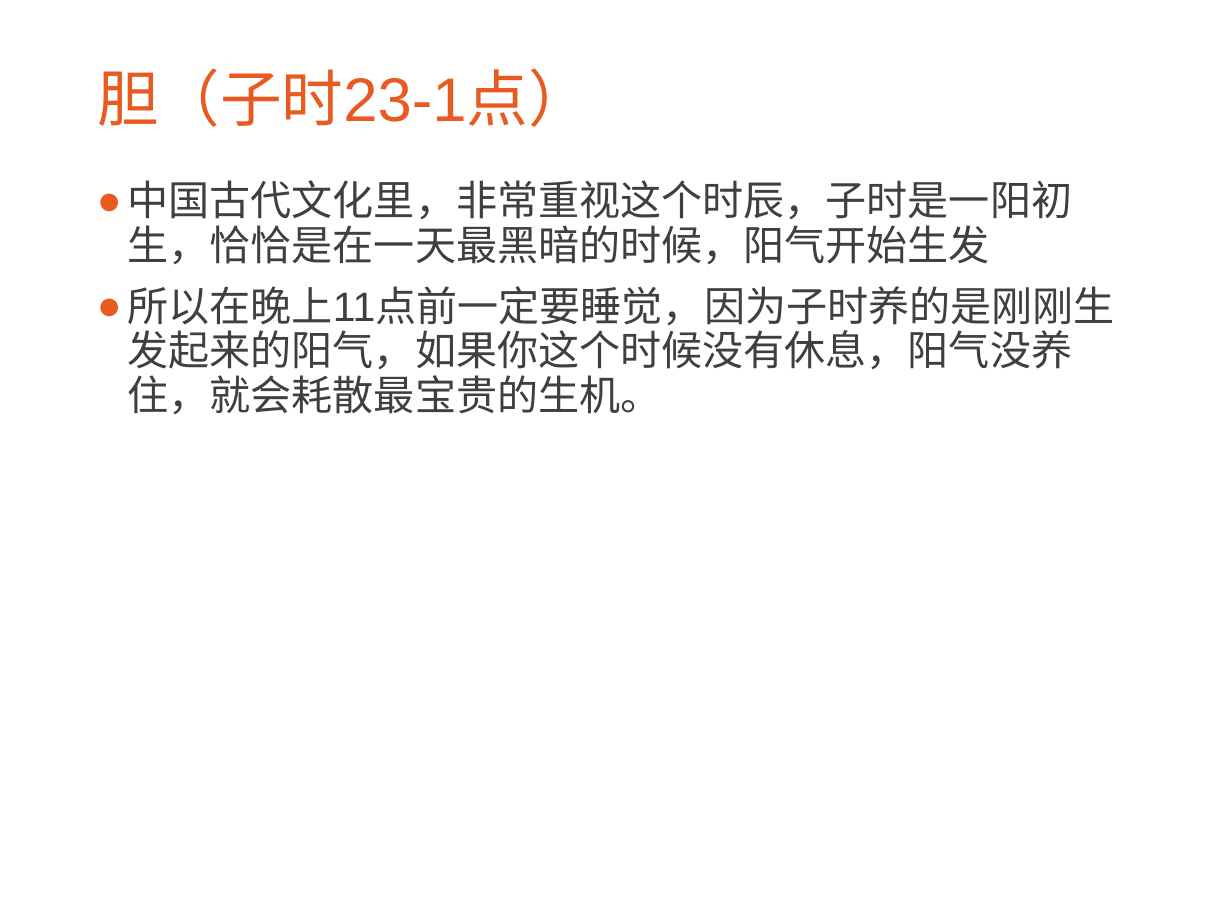
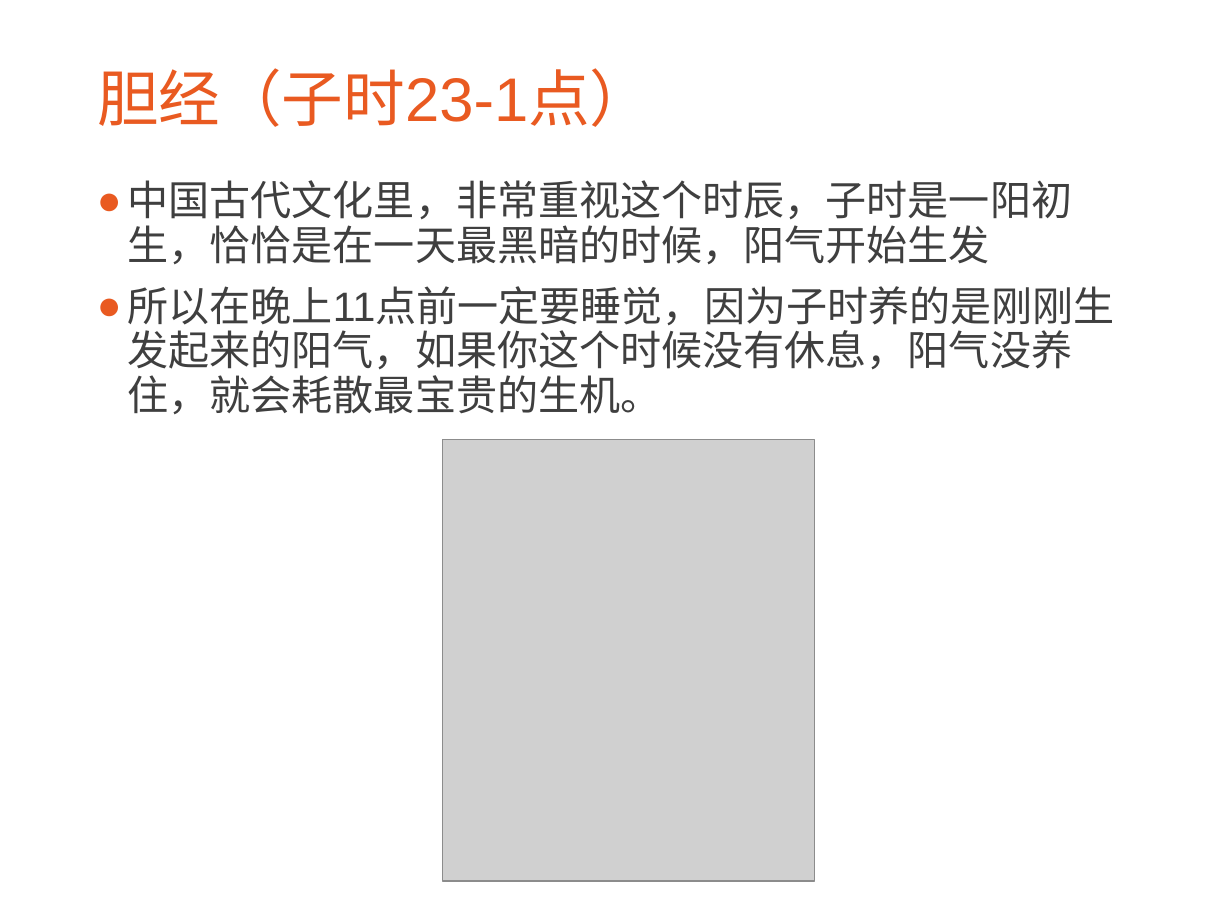
Before and after one commit to CatMan1994/file, a slide deck: slide 4 of 中医与养生分享会/中医与养生.ppt (slide 5 before the commit). Drawn at 1232x924 pixels with LibreOffice and Linux fonts; fonts in the diff are those of the drawing; grey boxes stand for pictures; background and template pictures are left out. Boxes give left, top, right and bottom in pixels: in the first picture for what was removed or moved away, otherwise in the second. Text is boxed around its words. In the diff, an @@ line names an element or a change of style, - is before the commit and + after.

```diff
--- a/中医与养生分享会/中医与养生.ppt
+++ b/中医与养生分享会/中医与养生.ppt
@@ title at box(97, 68, 651, 127): text changed @@
-胆（子时23-1点）
+胆经（子时23-1点）
@@ picture added at box(442, 440, 814, 881) @@
```
Also in this commit, not shown: 9 other slides changed, 1 slide added, 2 slides removed, 1 other file.
